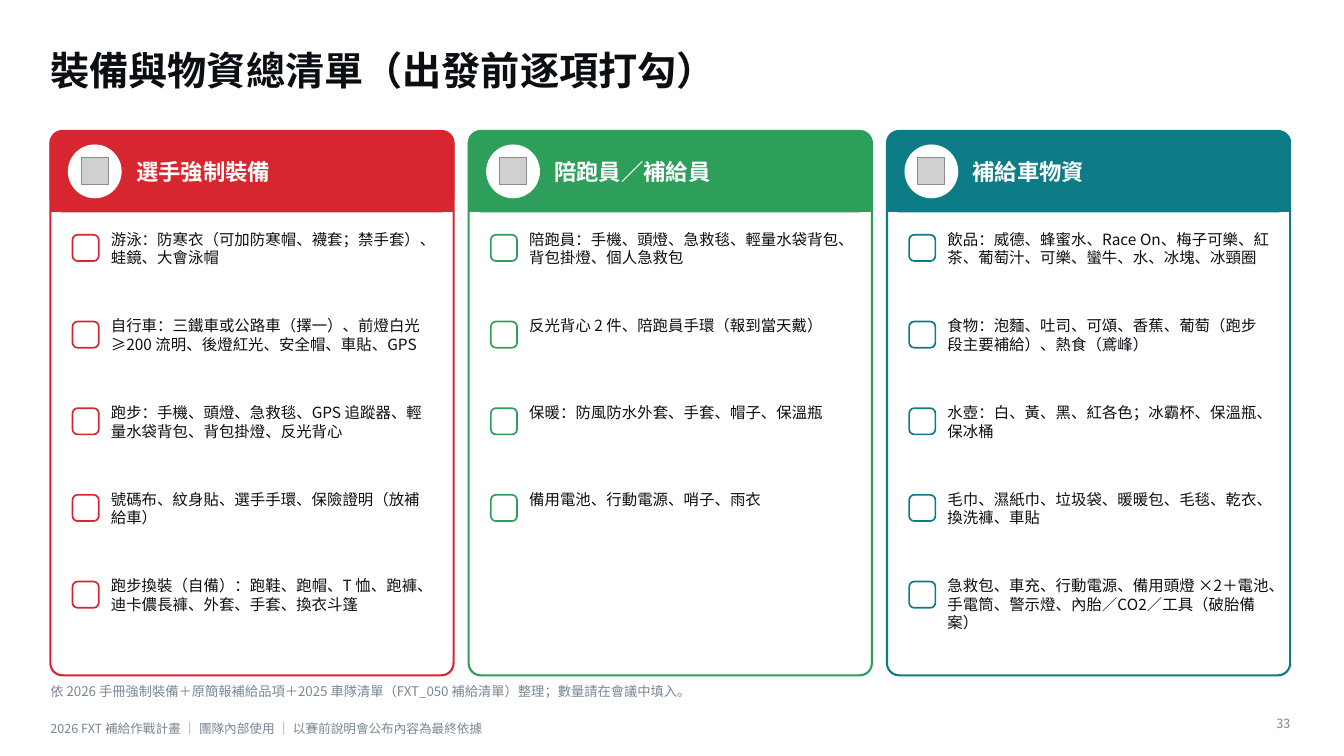
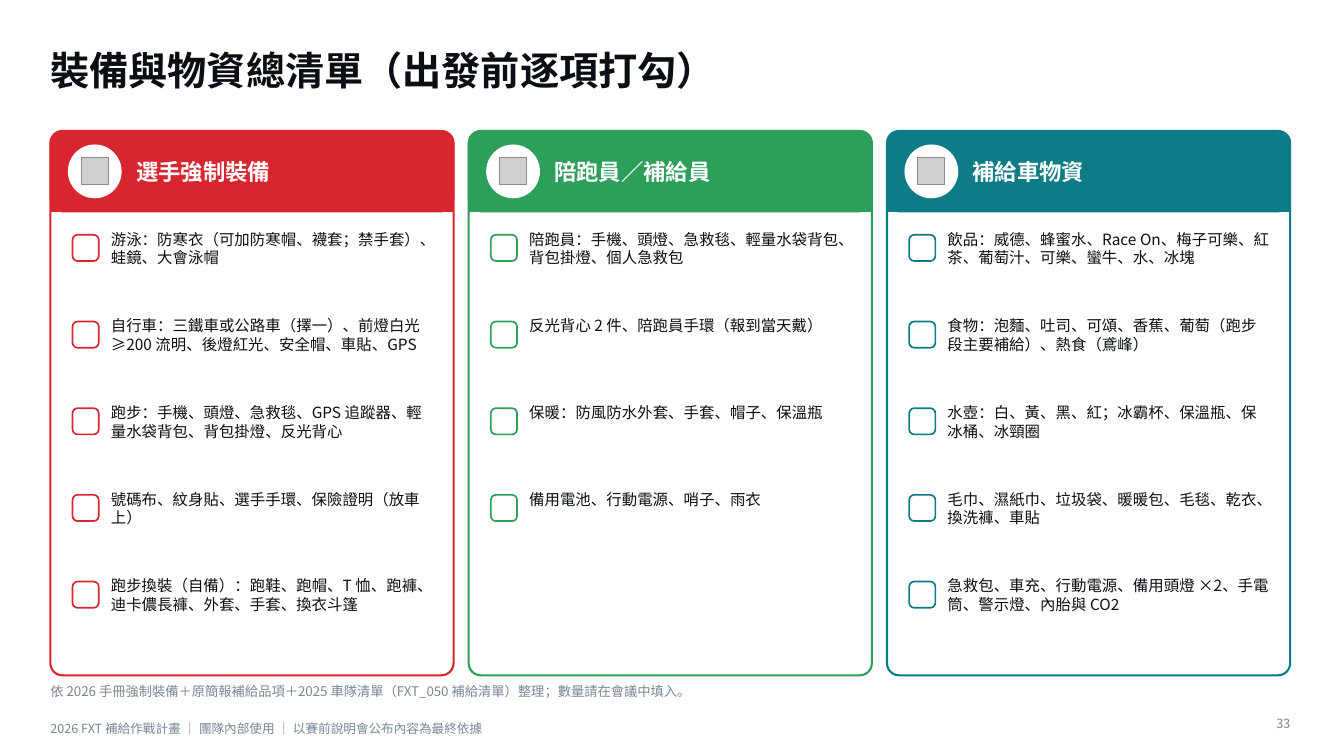
Before and after one commit to powermovebboy-sys/Race-site, a slide deck: slide 33 of deck/2026_FXT_補給作戰計畫.pptx. Drawn at 1344x756 pixels with LibreOffice and Linux fonts; fonts in the diff are those of the drawing; grey boxes stand for pictures. Boxes give left, top, right and bottom in pixels: in the first picture for what was removed or moved away, otherwise in the second. Text is boxed around its words. In the diff, an @@ line names an element or a change of style, - is before the commit and + after.

```diff
--- a/deck/2026_FXT_補給作戰計畫.pptx
+++ b/deck/2026_FXT_補給作戰計畫.pptx
@@ text at (x1=947, y1=232, x2=1269, y2=265): text changed @@
-飲品：威德、蜂蜜水、Race On、梅子可樂、紅茶、葡萄汁、可樂、蠻牛、水、冰塊、冰頸圈
+飲品：威德、蜂蜜水、Race On、梅子可樂、紅茶、葡萄汁、可樂、蠻牛、水、冰塊
@@ text at (x1=947, y1=405, x2=1256, y2=439): text changed @@
-水壺：白、黃、黑、紅各色；冰霸杯、保溫瓶、保冰桶
+水壺：白、黃、黑、紅；冰霸杯、保溫瓶、保冰桶、冰頸圈
@@ text at (x1=111, y1=492, x2=420, y2=525): text changed @@
-號碼布、紋身貼、選手手環、保險證明（放補給車）
+號碼布、紋身貼、選手手環、保險證明（放車上）
@@ text at (x1=947, y1=578, x2=1268, y2=612): text changed @@
-急救包、車充、行動電源、備用頭燈 ×2＋電池、手電筒、警示燈、內胎／CO2／工具（破胎備案）
+急救包、車充、行動電源、備用頭燈 ×2、手電筒、警示燈、內胎與 CO2
```
Also in this commit, not shown: 17 other slides changed, 9 other files.
